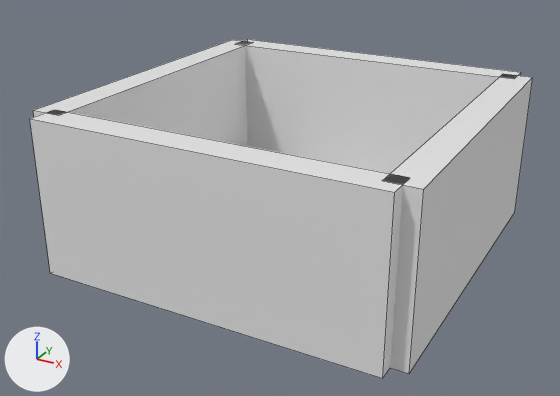
An edit to the Blender file bachelor/Assets/Prefabs/Scene_Room.blend, drawn before and after from the same camera.
Camera for both pictures: a 50 mm lens placed at (10.89, -21.07, 11.79), pointed at (-0.26, -0.79, 1.65). Every picture has the same lights, and +X, +Y and +Z are marked at lower left. Mesh edges are drawn as thin lines.
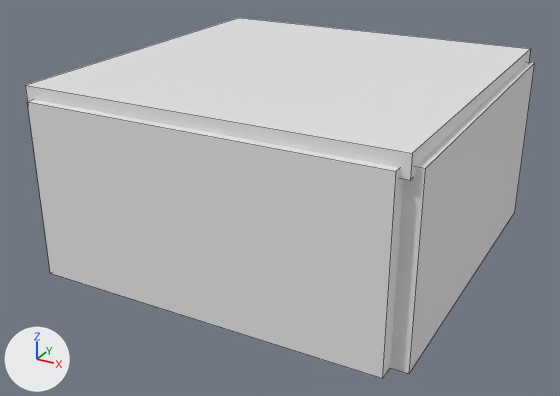
The newer file is also turned or shifted as a whole; pictures and numbers use the older file's frame.

Where the change shows, as pixel boxes (x1, y1, x2, y2) in the pictures (560 x 396 px):
'Cube', moved, rescaled
    before: (30, 39, 533, 378)
    after: (27, 62, 535, 378)
'Ceiling', added
    after: (25, 18, 530, 180)

The change, as a list of edits to the scene's bpy script:
```text
Add me_cube_001:
    me_cube_001.from_pydata(...)  # a box spanning x -1.0..1.0, y -1.0..1.0, z -1.0..1.0
Change ob_cube:
    ob_cube.location: (0.0, -5.5, 2.5) -> (0.0, -5.5, 2.75)
    ob_cube.scale: (5.5, 0.5, 2.5) -> (5.5, 0.5, 2.75)
Add ob_ceiling:
    ob_ceiling = bpy.data.objects.new('Ceiling', me_cube_001)
    ob_ceiling.location = (0.0, 0.0, 5.57)
    ob_ceiling.rotation_euler = (0.0, 0.0, 3.142)  # degrees (0, 0, 180)
    ob_ceiling.scale = (-5.76, -5.76, -0.314)
```
